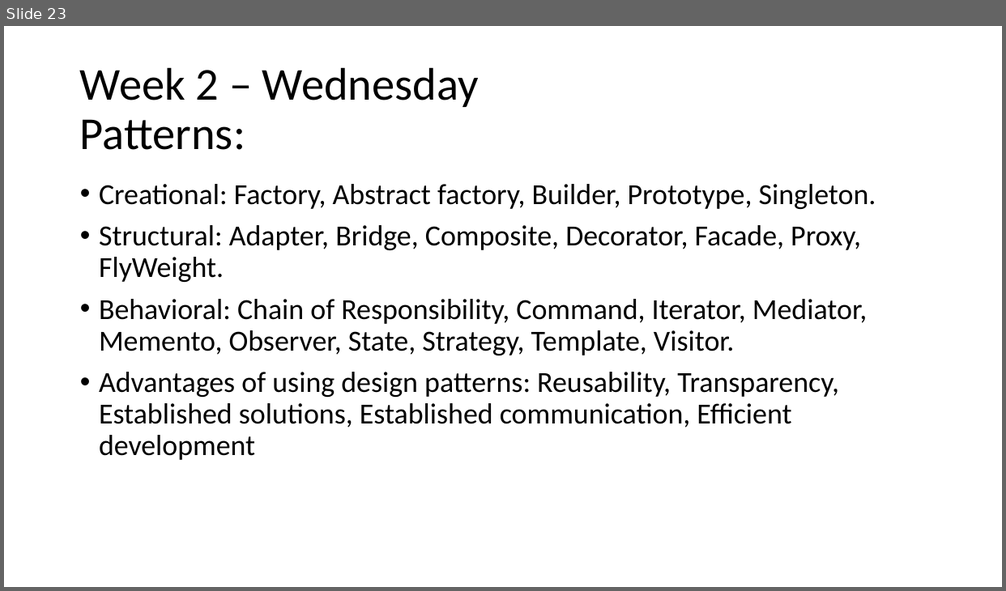
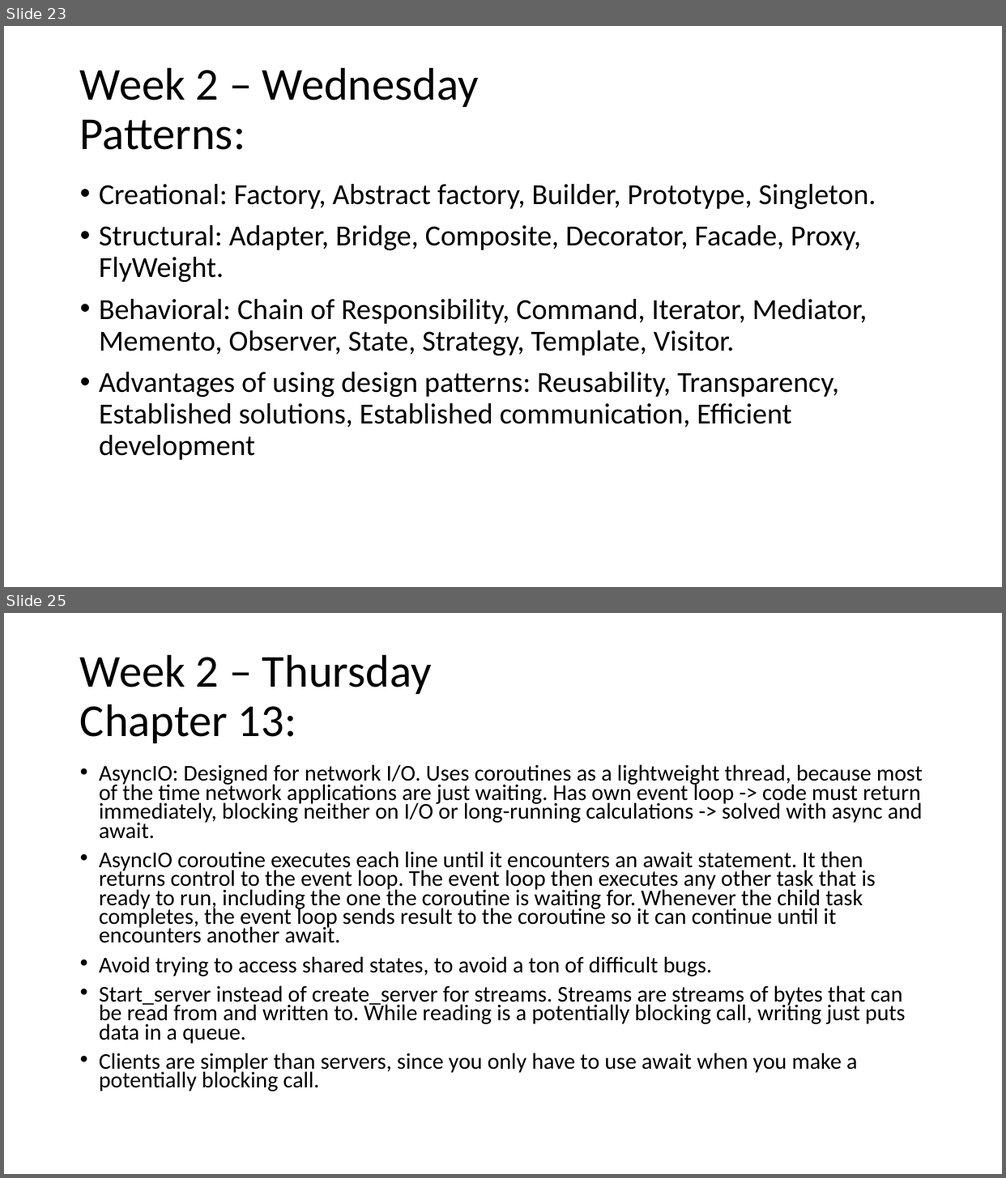
Before and after one commit to lamersfa/Python-Training-wk2226, a slide deck: Information learned during Python training.pptx. Shown one above the other, each under a label of ours: slide 23 before the commit, slides 23 and 25 after it; the slides between them are not shown. The pictures are 1006x591 and 1006x1178 pixels, drawn with LibreOffice and Linux fonts; fonts in the diff are those of the drawing. Boxes give left, top, right and bottom in pixels: in the first picture for what was removed or moved away, otherwise in the second. Text is boxed around its words. In the diff, an @@ line names an element or a change of style, - is before the commit and + after.

Commit message:
Powerpoint thursday

```diff
--- a/Information learned during Python training.pptx
+++ b/Information learned during Python training.pptx
@@ slide 25 added at box(4, 613, 1002, 1174), background #FFFFFF @@
@@ title added at box(80, 654, 432, 743), 44 pt, text #000000 @@
+Week 2 – Thursday
+Chapter 13:
@@ text added at box(99, 764, 923, 1092), 21.7 pt, text #000000 @@
+• AsyncIO: Designed for network I/O. Uses coroutines as a lightweight thread, because most of the time network applications are just waiting. Has own event loop -> code must return immediately, blocking neither on I/O or long-running calculations -> solved with async and await.
+• AsyncIO coroutine executes each line until it encounters an await statement. It then returns control to the event loop. The event loop then executes any other task that is ready to run, including the one the coroutine is waiting for. Whenever the child task completes, the event loop sends result to the coroutine so it can continue until it encounters another await.
+• Avoid trying to access shared states, to avoid a ton of difficult bugs.
+• Start_server instead of create_server for streams. Streams are streams of bytes that can be read from and written to. While reading is a potentially blocking call, writing just puts data in a queue.
+• Clients are simpler than servers, since you only have to use await when you make a potentially blocking call.
```
Also in this commit, not shown: 1 other slide added.
